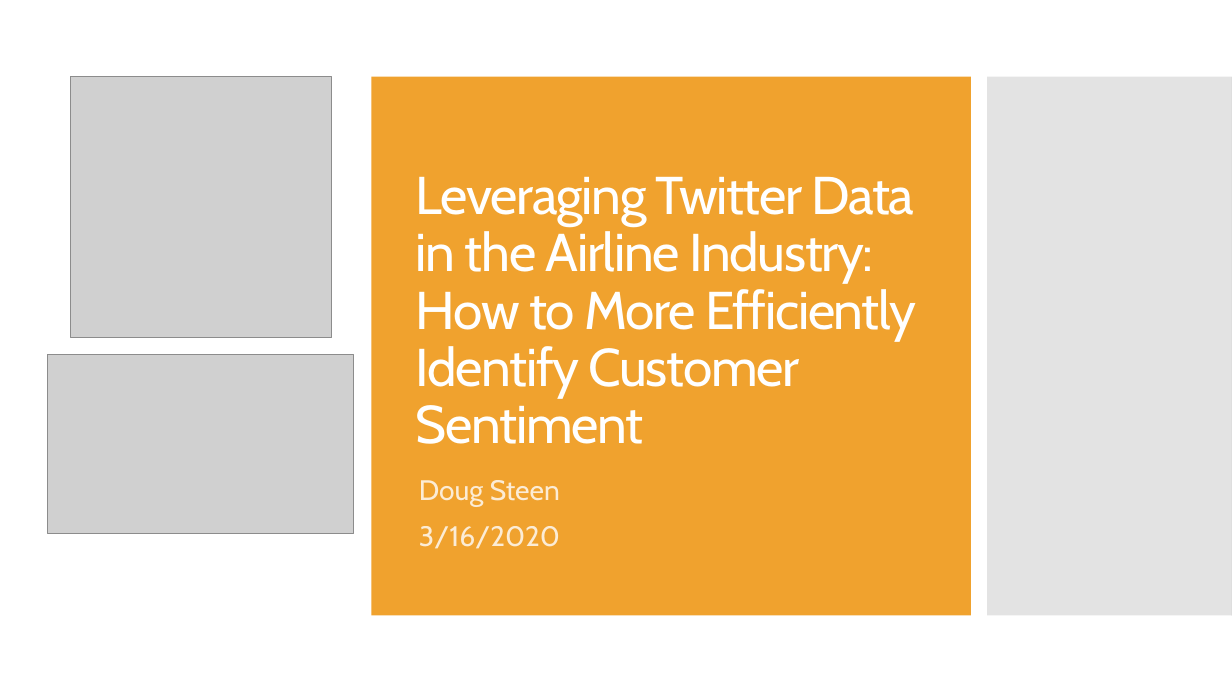
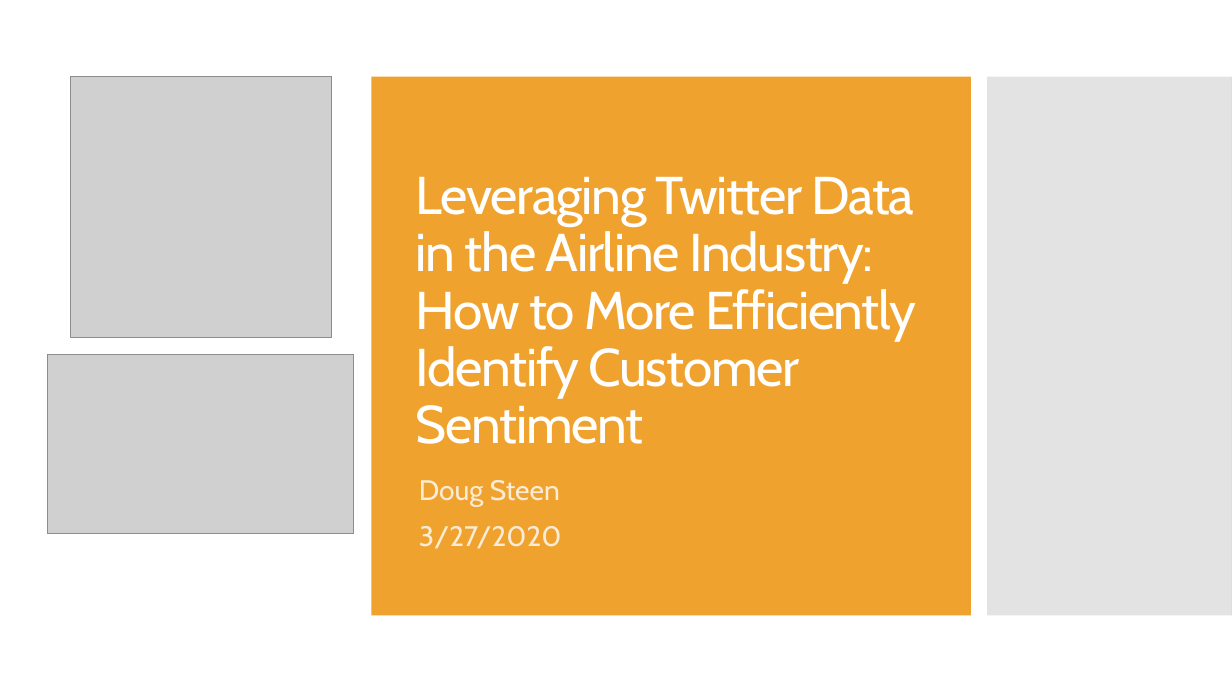
Before and after one commit to douglaspsteen/dsc-capstone-project-v2-online-ds-ft-100719, a slide deck: slide 1 of doug_steen_capstone_pres.pptx. Drawn at 1232x693 pixels with LibreOffice and Linux fonts; fonts in the diff are those of the drawing; grey boxes stand for pictures. Boxes give left, top, right and bottom in pixels: in the first picture for what was removed or moved away, otherwise in the second. Text is boxed around its words. In the diff, an @@ line names an element or a change of style, - is before the commit and + after.

```diff
--- a/doug_steen_capstone_pres.pptx
+++ b/doug_steen_capstone_pres.pptx
@@ subtitle at (x1=419, y1=526, x2=562, y2=549): text changed @@
-3/16/2020
+3/27/2020
```
Also in this commit, not shown: 3 other slides changed, 3 slides added, 2 slides removed, 15 other files.
